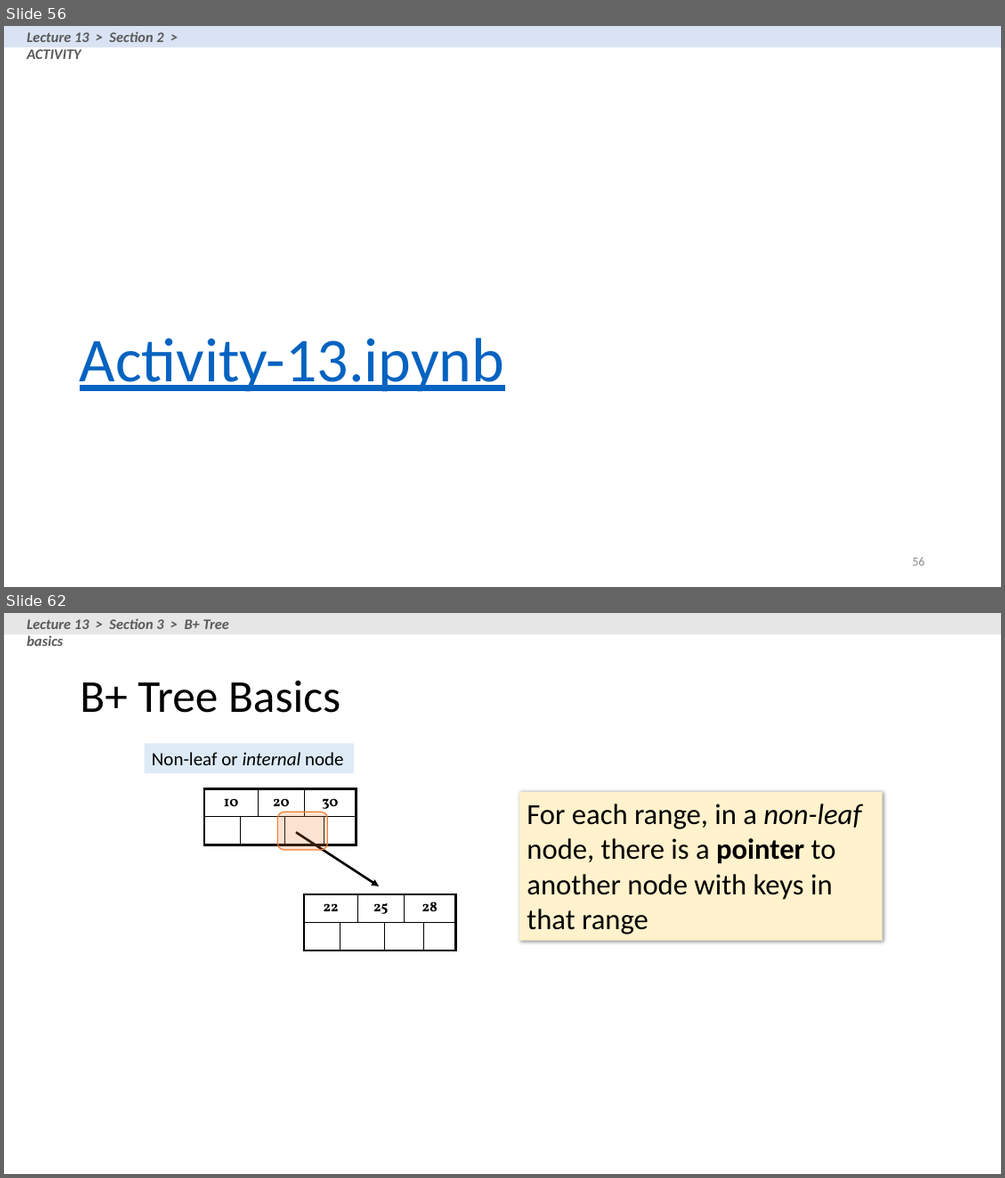
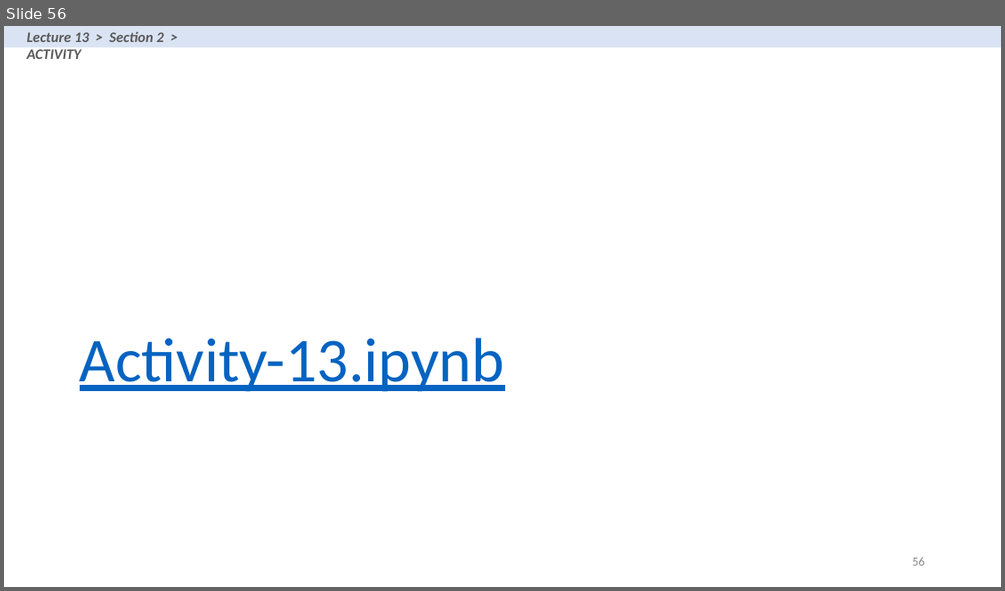
Before and after one commit to XIEQ/cs145-notebooks, a slide deck: lecture-13/Lecture_13_Indexes.pptx. Shown one above the other, each under a label of ours: slides 56 and 62 before the commit, slide 56 after it; the slides between them are not shown. The pictures are 1005x1178 and 1005x591 pixels, drawn with LibreOffice and Linux fonts; fonts in the diff are those of the drawing. Boxes give left, top, right and bottom in pixels: in the first picture for what was removed or moved away, otherwise in the second. Text is boxed around its words. In the diff, an @@ line names an element or a change of style, - is before the commit and + after.

```diff
--- a/lecture-13/Lecture_13_Indexes.pptx
+++ b/lecture-13/Lecture_13_Indexes.pptx
@@ slide 62 removed at <box>4,613,1001,1174</box>, background #FFFFFF @@
@@ rectangle removed at <box>4,613,1001,634</box> @@
@@ text removed at <box>27,618,229,646</box> @@
-Lecture 13 > Section 3 > B+ Tree basics
@@ title removed at <box>80,680,340,713</box> @@
-B+ Tree Basics
@@ rectangle removed at <box>145,743,354,773</box> @@
-Non-leaf or internal node
@@ table removed at <box>204,788,354,844</box>, 2 rows, 6 columns @@
-10 |  | 20 |  | 30 | 
- |  |  |  |  | 
@@ rectangle removed at <box>520,792,882,941</box> @@
-For each range, in a non-leaf node, there is a pointer to another node with keys in that range
@@ rounded rectangle removed at <box>278,811,328,850</box> @@
@@ arrow removed from (296, 832) to (379, 886) @@
@@ table removed at <box>304,894,453,950</box>, 2 rows, 6 columns @@
-22 |  | 25 |  | 28 | 
- |  |  |  |  | 
```
Also in this commit, not shown: 23 other slides removed, 7 other files.
